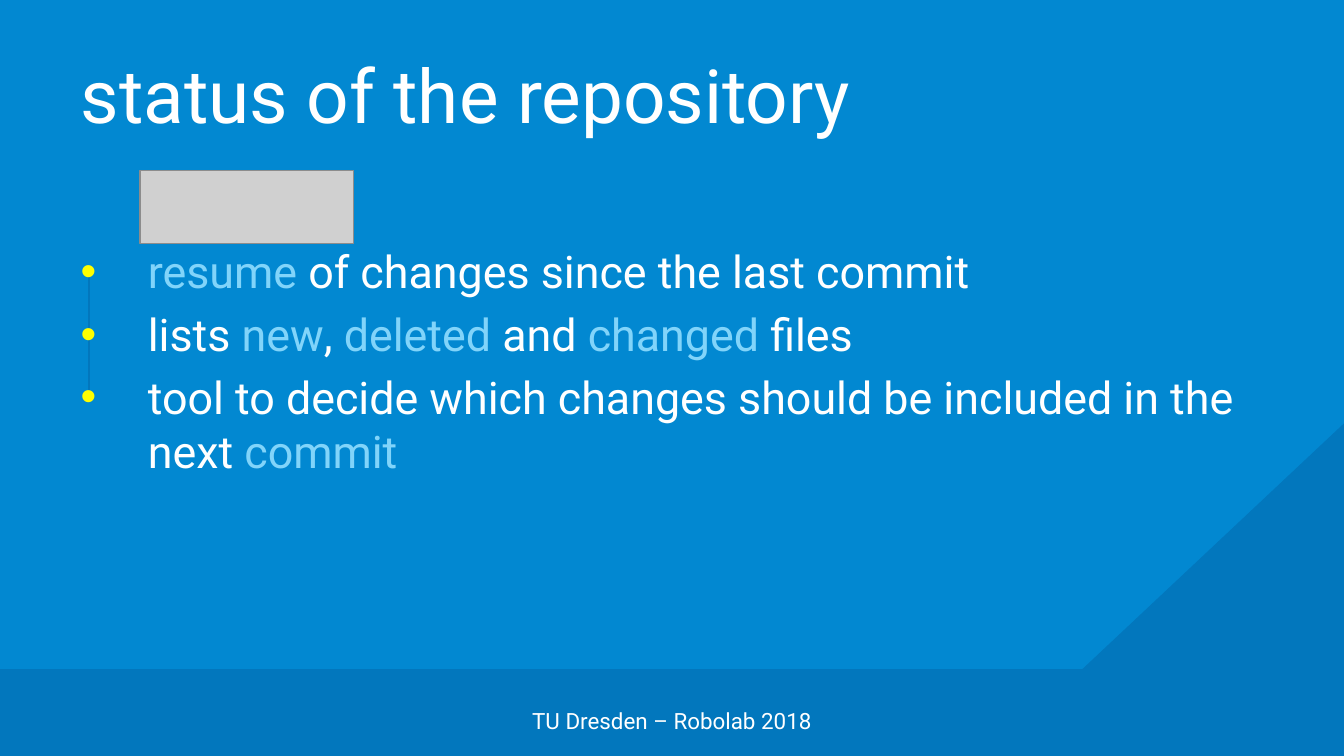
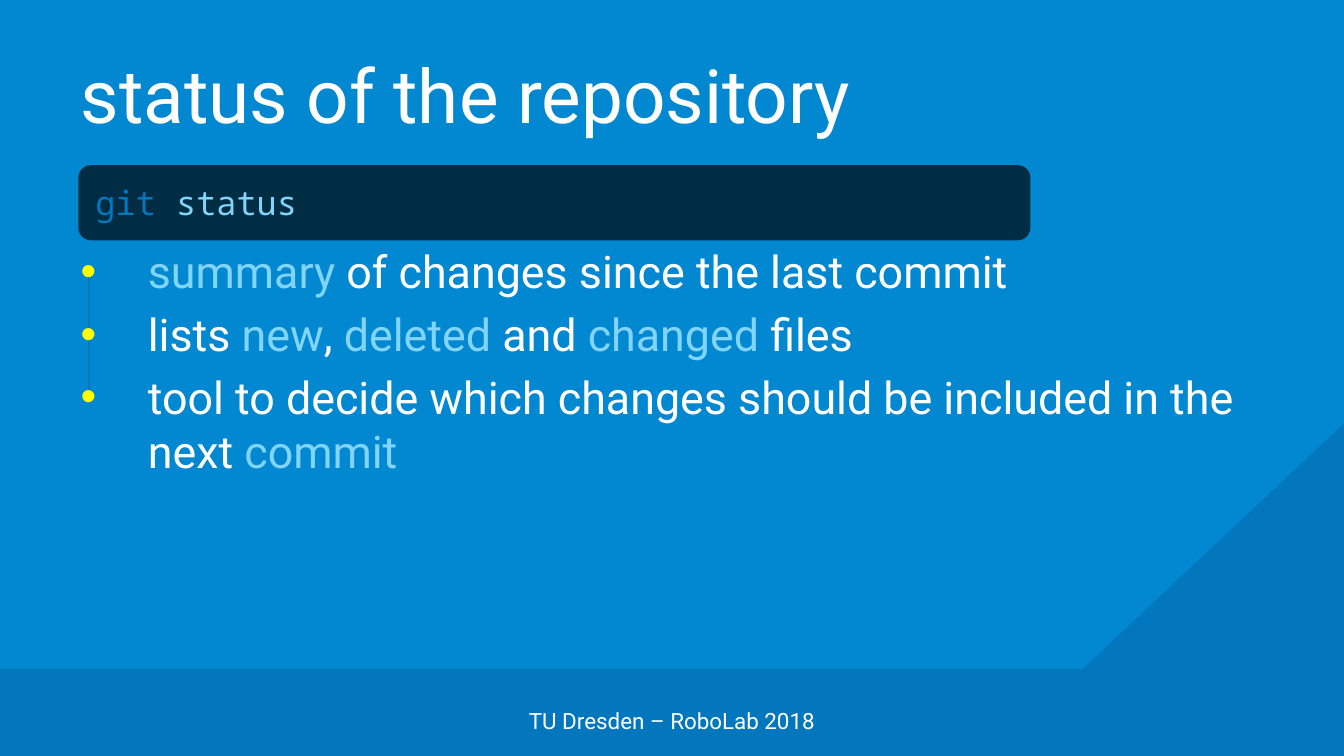
Before and after one commit to edisontrent1337/gitslides, a slide deck: slide 15 of Git.pptx (slide 13 before the commit). Drawn at 1344x756 pixels with LibreOffice and Linux fonts; fonts in the diff are those of the drawing; grey boxes stand for pictures; background and template pictures are left out. Boxes give left, top, right and bottom in pixels: in the first picture for what was removed or moved away, otherwise in the second. Text is boxed around its words. In the diff, an @@ line names an element or a change of style, - is before the commit and + after.

```diff
--- a/Git.pptx
+++ b/Git.pptx
@@ rounded rectangle added at box(78, 165, 1030, 241), fill #000000 at 67% opacity, 18 pt, text #81D4FA @@
+git status
@@ picture removed at box(140, 171, 353, 243) @@
@@ text at box(148, 254, 1007, 298): text changed @@
-• resume of changes since the last commit
+• summary of changes since the last commit
@@ text at box(529, 712, 814, 730): text changed @@
-TU Dresden – Robolab 2018
+TU Dresden – RoboLab 2018
```
Also in this commit, not shown: 28 other slides changed, 21 slides added, 1 slide removed.
